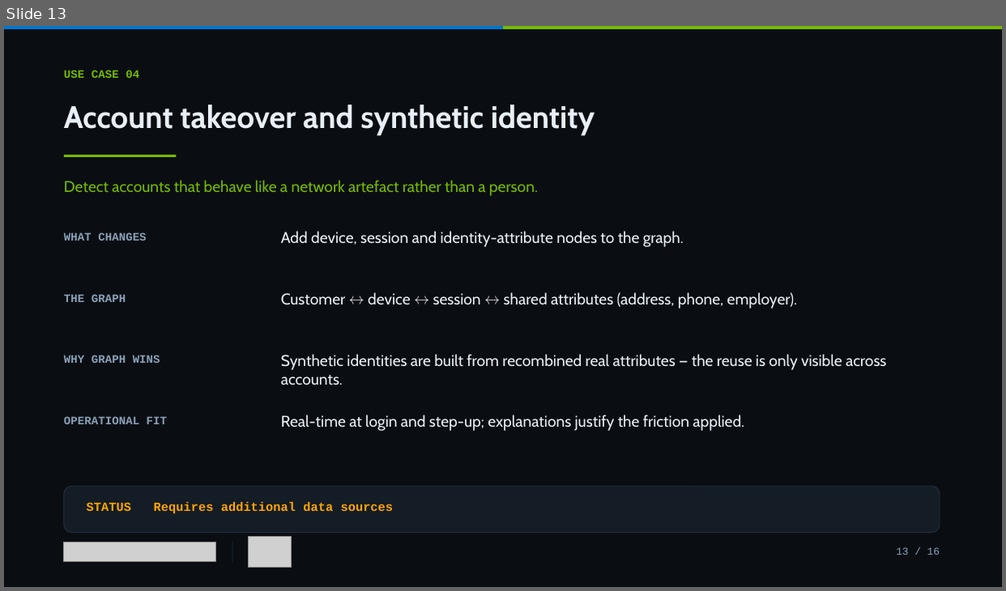
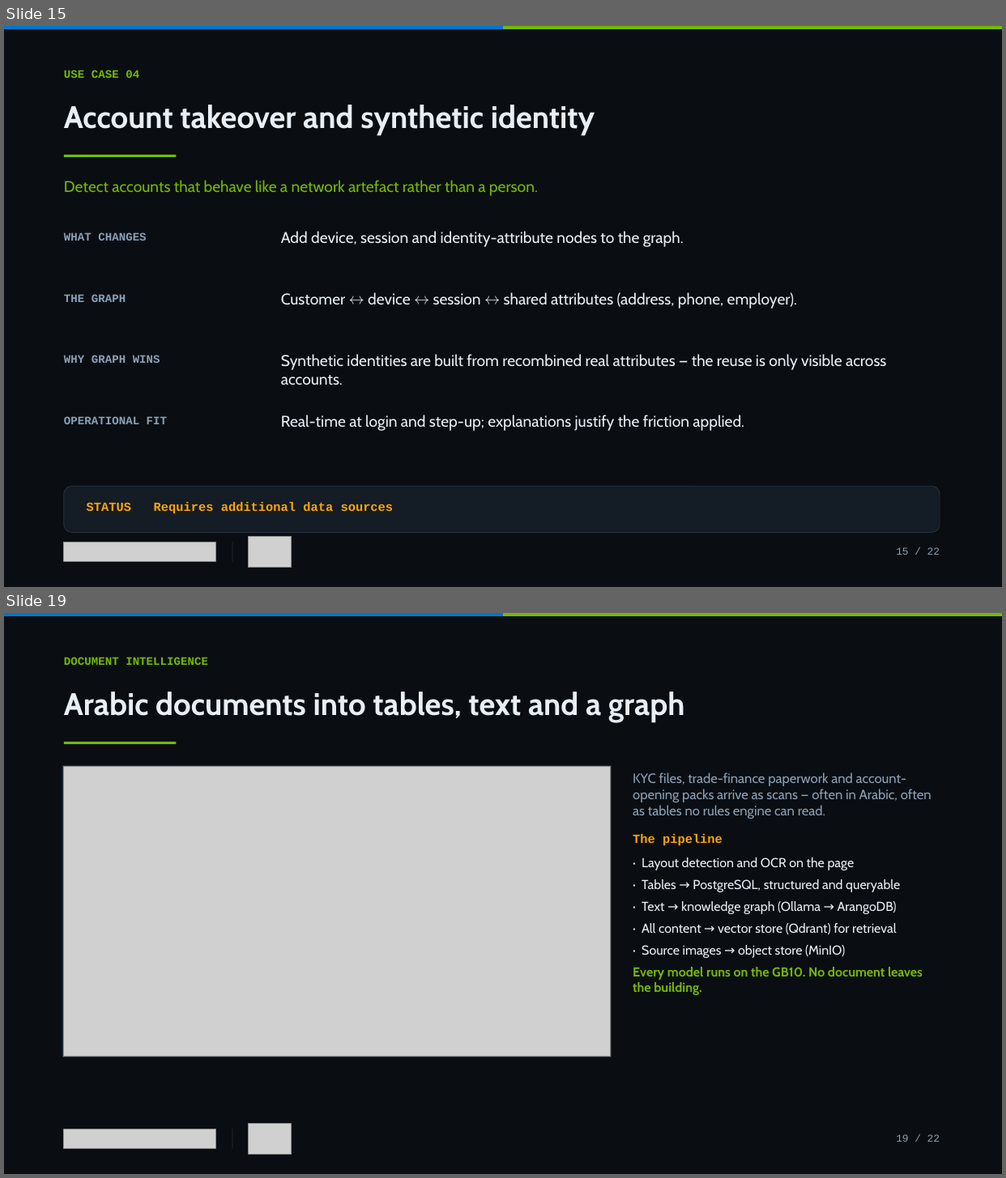
Before and after one commit to tamereissa77/Dell-Money2020, a slide deck: financial-fraud-detection/deck/Financial-Fraud-Detection-GB10.pptx. Shown one above the other, each under a label of ours: slide 13 before the commit, slides 15 and 19 after it; the slides between them are not shown. The pictures are 1006x591 and 1006x1178 pixels, drawn with LibreOffice and Linux fonts; fonts in the diff are those of the drawing; grey boxes stand for pictures. Boxes give left, top, right and bottom in pixels: in the first picture for what was removed or moved away, otherwise in the second. Text is boxed around its words. In the diff, an @@ line names an element or a change of style, - is before the commit and + after.

```diff
--- a/financial-fraud-detection/deck/Financial-Fraud-Detection-GB10.pptx
+++ b/financial-fraud-detection/deck/Financial-Fraud-Detection-GB10.pptx
@@ slide 19 added at bbox=[4, 613, 1002, 1174], background #FFFFFF @@
@@ rectangle added at bbox=[4, 613, 1002, 1174], fill #0A0E13 @@
@@ rectangle added at bbox=[4, 613, 503, 616], fill #0076CE @@
@@ rectangle added at bbox=[503, 613, 1002, 616], fill #76B900 @@
@@ text added at bbox=[64, 657, 208, 665], 11 pt, text #76B900, bold @@
+DOCUMENT INTELLIGENCE
@@ text added at bbox=[64, 692, 685, 722], 30 pt, text #E8EEF5, bold @@
+Arabic documents into tables, text and a graph
@@ rectangle added at bbox=[64, 742, 177, 744], fill #76B900 @@
@@ rectangle added at bbox=[63, 766, 612, 1057], outline #22303F 1 pt @@
@@ picture added at bbox=[64, 766, 611, 1056] @@
@@ text added at bbox=[633, 773, 931, 995], 12.5 pt, text #E8EEF5 @@
+KYC files, trade-finance paperwork and account-opening packs arrive as scans — often in Arabic, often as tables no rules engine can read.
+The pipeline
+· Layout detection and OCR on the page
+· Tables → PostgreSQL, structured and queryable
+· Text → knowledge graph (Ollama → ArangoDB)
+· All content → vector store (Qdrant) for retrieval
+· Source images → object store (MinIO)
+Every model runs on the GB10. No document leaves the building.
@@ picture added at bbox=[64, 1130, 216, 1149] @@
@@ rectangle added at bbox=[232, 1129, 233, 1149], fill #22303F @@
@@ picture added at bbox=[249, 1123, 292, 1155] @@
@@ text added at bbox=[896, 1135, 940, 1142], 10 pt, text #8BA0B6 @@
+19 / 22
@@ what was slide 13 is now slide 15 @@
@@ slide 15 changed as well @@
@@ text at bbox=[896, 548, 940, 555]: text changed @@
-13 / 16
+15 / 22
```
Also in this commit, not shown: 14 other slides changed, 5 other slides added, 15 other files.
